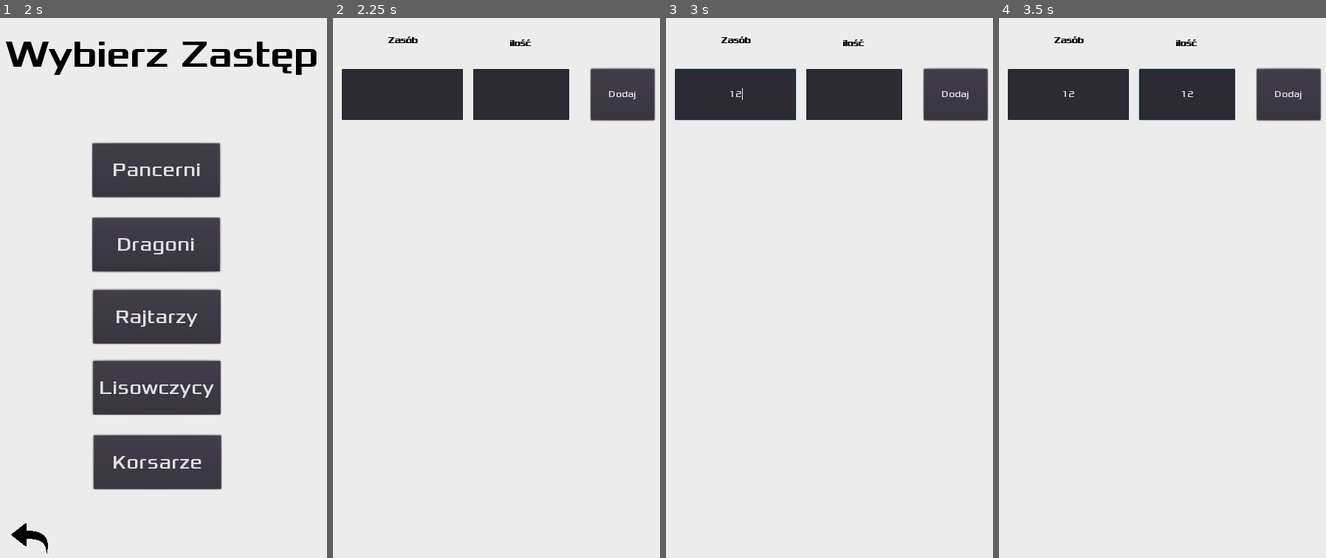
Above: before the commit, frames 1-4 (left to right).
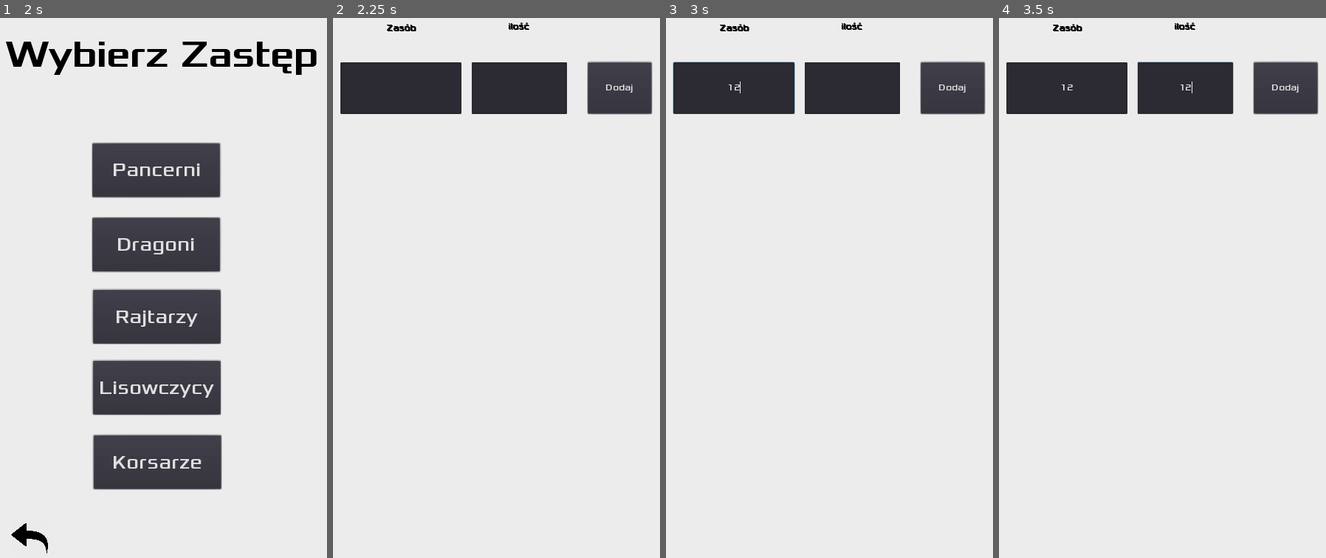
Above: after the commit, the same moments.

Repository: Leprawel/Chlopi_i_Sarmaci
Game: Godot game, scene res://Start.tscn
Same seed, same stepped clock (60 frames per second), same inputs: the game is played once before the commit and once after it.
Inputs (mouse positions are in pixels of both pictures, inside the frame that each line leads up to):
- Up to frame 1 (2 s): click "Start" at 0.5 s; click "Dodaj surowce" at 1.25 s
- Up to frame 2 (2.25 s): click "Pancerni" at 2 s
- Up to frame 3 (3 s): click (734, 93) at 2.77 s; type "12" at 2.85 s
- Up to frame 4 (3.5 s): click (1185, 93) at 3 s; type "12" at 3.08 s

Frame 1 is identical in both runs. In frame 2, 2.9% of the frame differs, in the area x 2-99%, y 0-20%; in frame 3, 3.0%; in frame 4, 3.0%.

Commit message:
data

Diff:
--- a/PancerniKal.gd
+++ b/PancerniKal.gd
@@ -4,8 +4,10 @@
 
 func _ready():
 	pass
+
+
+
 func _on_Dodaj_pressed():
-	tablica["Drewno"] = 5
 	if tablica.has($Zasob_edit.text) :
 		tablica[$Zasob_edit.text] += int($Ilosc_edit.text)
 	else :
--- a/PancerniKal.tscn
+++ b/PancerniKal.tscn
@@ -7,20 +7,20 @@
 outline_color = Color( 0, 0, 0, 1 )
 font_data = ExtResource( 1 )
 
-[sub_resource type="DynamicFont" id=3]
+[sub_resource type="DynamicFont" id=2]
 font_data = ExtResource( 1 )
 
-[sub_resource type="DynamicFont" id=2]
+[sub_resource type="DynamicFont" id=3]
 font_data = ExtResource( 1 )
 
 [node name="TabelaPancerni" type="Node2D"]
 script = ExtResource( 2 )
 
 [node name="Dodaj" type="Button" parent="."]
-margin_left = 468.995
-margin_top = 115.661
-margin_right = 576.995
-margin_bottom = 202.661
+margin_left = 464.233
+margin_top = 104.549
+margin_right = 572.233
+margin_bottom = 191.549
 custom_fonts/font = SubResource( 1 )
 text = "Dodaj"
 __meta__ = {
@@ -28,11 +28,11 @@
 }
 
 [node name="Zasob_edit" type="LineEdit" parent="."]
-margin_left = 48.0
-margin_top = 116.0
-margin_right = 253.0
-margin_bottom = 203.0
-custom_fonts/font = SubResource( 3 )
+margin_left = 44.8252
+margin_top = 104.888
+margin_right = 249.825
+margin_bottom = 191.888
+custom_fonts/font = SubResource( 2 )
 align = 1
 __meta__ = {
 "_edit_use_anchors_": false,
@@ -40,11 +40,11 @@
 }
 
 [node name="Ilosc_edit" type="LineEdit" parent="."]
-margin_left = 269.679
-margin_top = 115.96
-margin_right = 431.679
-margin_bottom = 202.96
-custom_fonts/font = SubResource( 3 )
+margin_left = 266.504
+margin_top = 104.848
+margin_right = 428.504
+margin_bottom = 191.848
+custom_fonts/font = SubResource( 2 )
 align = 1
 __meta__ = {
 "_edit_use_anchors_": false,
@@ -52,11 +52,11 @@
 }
 
 [node name="Zasob" type="Label" parent="."]
-margin_left = 53.0
-margin_top = 25.0
-margin_right = 247.0
-margin_bottom = 110.0
-custom_fonts/font = SubResource( 2 )
+margin_left = 51.4126
+margin_top = 4.3638
+margin_right = 245.413
+margin_bottom = 89.3638
+custom_fonts/font = SubResource( 3 )
 custom_colors/font_color = Color( 0, 0, 0, 1 )
 custom_colors/font_outline_modulate = Color( 0, 0, 0, 1 )
 custom_colors/font_color_shadow = Color( 0, 0, 0, 1 )
@@ -68,11 +68,11 @@
 }
 
 [node name="Ilosc" type="Label" parent="."]
-margin_left = 280.0
-margin_top = 31.0
-margin_right = 418.0
-margin_bottom = 113.0
-custom_fonts/font = SubResource( 2 )
+margin_left = 278.413
+margin_top = 4.01421
+margin_right = 416.413
+margin_bottom = 86.0142
+custom_fonts/font = SubResource( 3 )
 custom_colors/font_color = Color( 0, 0, 0, 1 )
 custom_colors/font_outline_modulate = Color( 0, 0, 0, 1 )
 custom_colors/font_color_shadow = Color( 0, 0, 0, 1 )
--- a/Start.gd
+++ b/Start.gd
@@ -1,4 +1,6 @@
 extends Node
+
+var data_dictionary = {}
 
 
 func _ready():
@@ -6,4 +8,7 @@
 
 
 func _on_StartButton_pressed():
+	var date = OS.get_date()
+	data_dictionary["New_date"] = date
 	get_tree().change_scene("res://Wybierz.tscn")
+	print(date)
